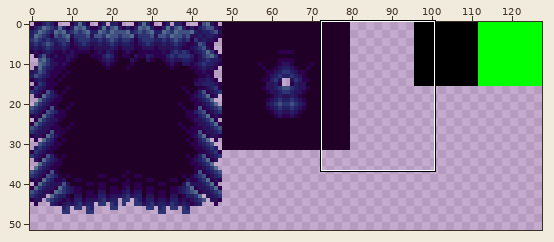
File history of a sprite sheet, src/assets/maps/level1.png. Above, an overview of the earlier version with the close-up marked.
Close-up. Before:
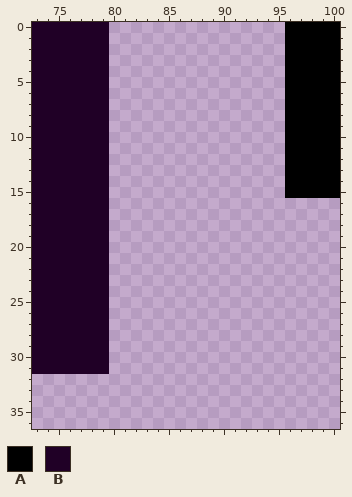
The file is 128x128 pixels. Shown: x 73..100, y 0..36. The wide view leaves out empty margins.
Palette (. is transparent): A #000000  B #200026
Pixels before, first column x 73:
 0 BBBBBBB................AAAAA
 1 BBBBBBB................AAAAA
 2 BBBBBBB................AAAAA
 3 BBBBBBB................AAAAA
 4 BBBBBBB................AAAAA
 5 BBBBBBB................AAAAA
 6 BBBBBBB................AAAAA
 7 BBBBBBB................AAAAA
 8 BBBBBBB................AAAAA
 9 BBBBBBB................AAAAA
10 BBBBBBB................AAAAA
11 BBBBBBB................AAAAA
12 BBBBBBB................AAAAA
13 BBBBBBB................AAAAA
14 BBBBBBB................AAAAA
15 BBBBBBB................AAAAA
16 BBBBBBB.....................
17 BBBBBBB.....................
18 BBBBBBB.....................
19 BBBBBBB.....................
20 BBBBBBB.....................
21 BBBBBBB.....................
22 BBBBBBB.....................
23 BBBBBBB.....................
24 BBBBBBB.....................
25 BBBBBBB.....................
26 BBBBBBB.....................
27 BBBBBBB.....................
28 BBBBBBB.....................
29 BBBBBBB.....................
30 BBBBBBB.....................
31 BBBBBBB.....................
After:
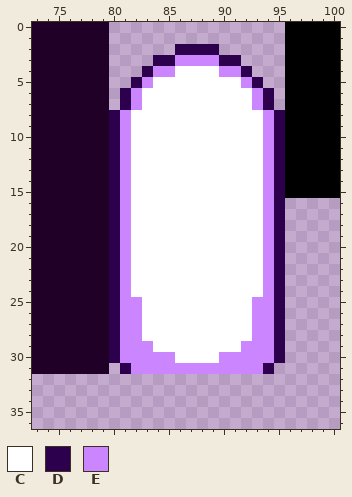
Colours new in this view: C #ffffff  D #2d004d  E #ca85ff
Change:
y 2: x 86..89 .... -> DDDD
y 3: x 84..91 ........ -> DDEEEEDD
y 4: x 83..92 .......... -> DEECCCCEED
y 5: x 82..93 ............ -> DECCCCCCCCED
y 6..7: x 81..94 .............. -> DECCCCCCCCCCED
y 8..24: x 80..95 ................ -> DECCCCCCCCCCCCED
y 25..28: x 80..95 ................ -> DEECCCCCCCCCCEED
y 29: x 80..95 ................ -> DEEECCCCCCCCEEED
y 30: x 80..95 ................ -> DEEEEECCCCEEEEED
y 31: x 81..94 .............. -> DEEEEEEEEEEEED
Changed places in both close-ups, as pixel boxes (x1, y1, x2, y2):
added: (109, 44, 285, 374)
